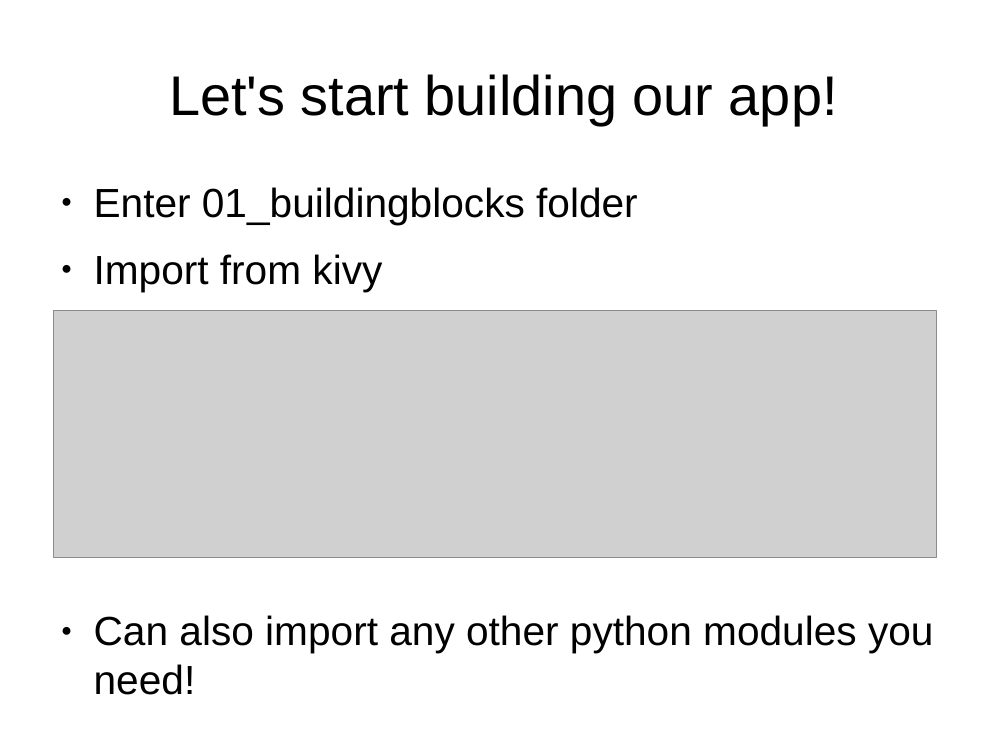
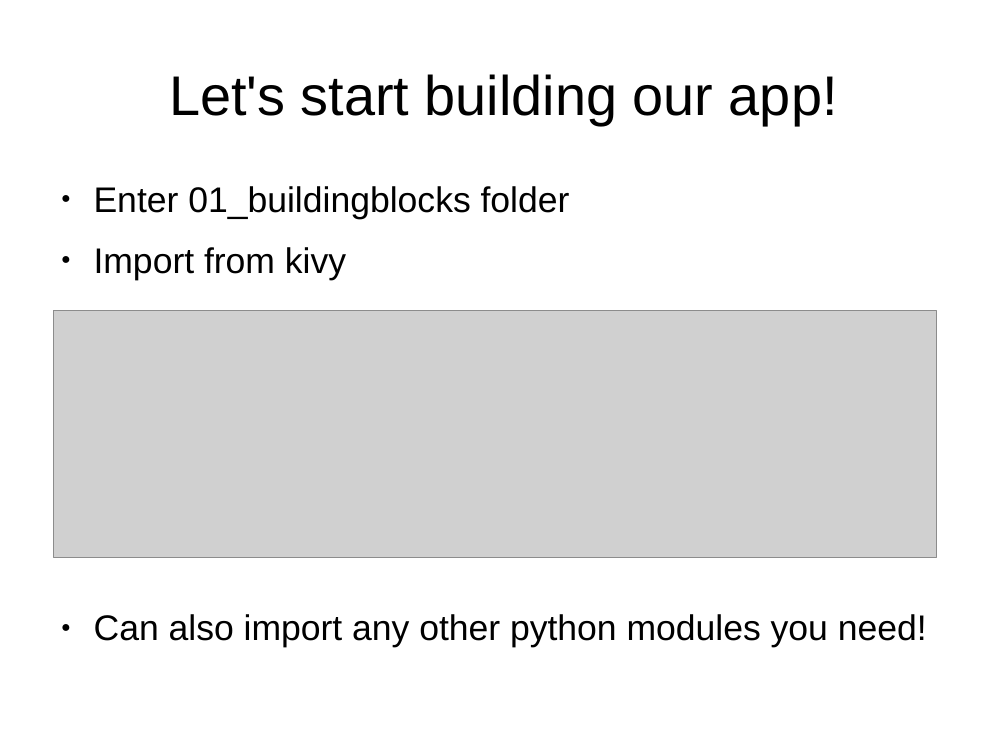
Before and after one commit to adasilva/intro_kivy, a slide deck: slide 9 of intro_kivy.odp. Drawn at 1008x756 pixels with LibreOffice and Linux fonts; fonts in the diff are those of the drawing; grey boxes stand for pictures. Boxes give left, top, right and bottom in pixels: in the first picture for what was removed or moved away, otherwise in the second. Text is boxed around its words. In the diff, an @@ line names an element or a change of style, - is before the commit and + after.

Commit message:
slide formatting, image info

```diff
--- a/intro_kivy.odp
+++ b/intro_kivy.odp
@@ text "Enter 01_buildingblocks folder" at <box>94,186,570,280</box>: size 32 to 28 pt @@
@@ text "Can also import any other ..." at <box>94,614,927,648</box>: size 32 to 28 pt @@
```
Also in this commit, not shown: 22 other slides changed.
